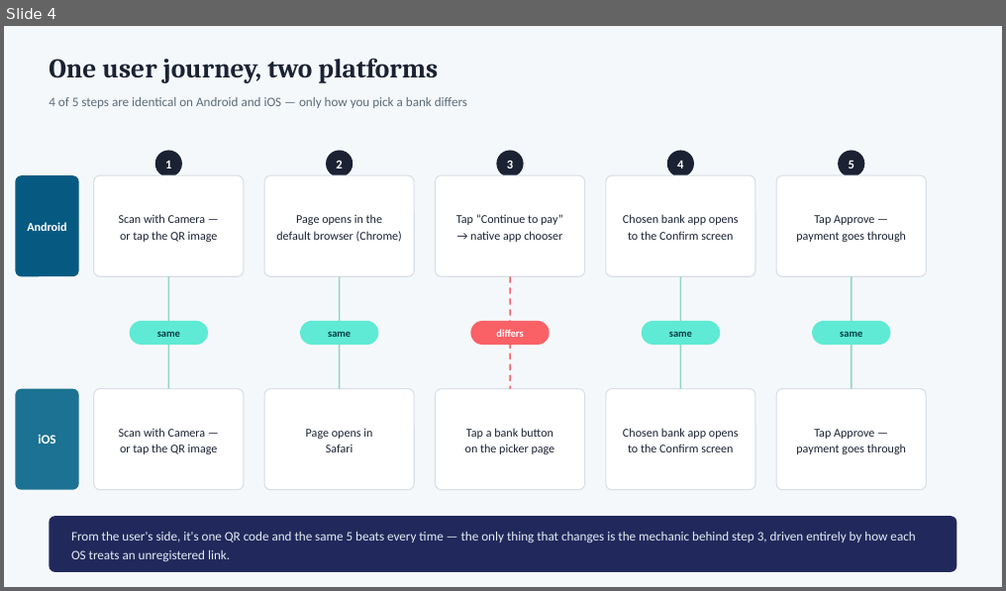
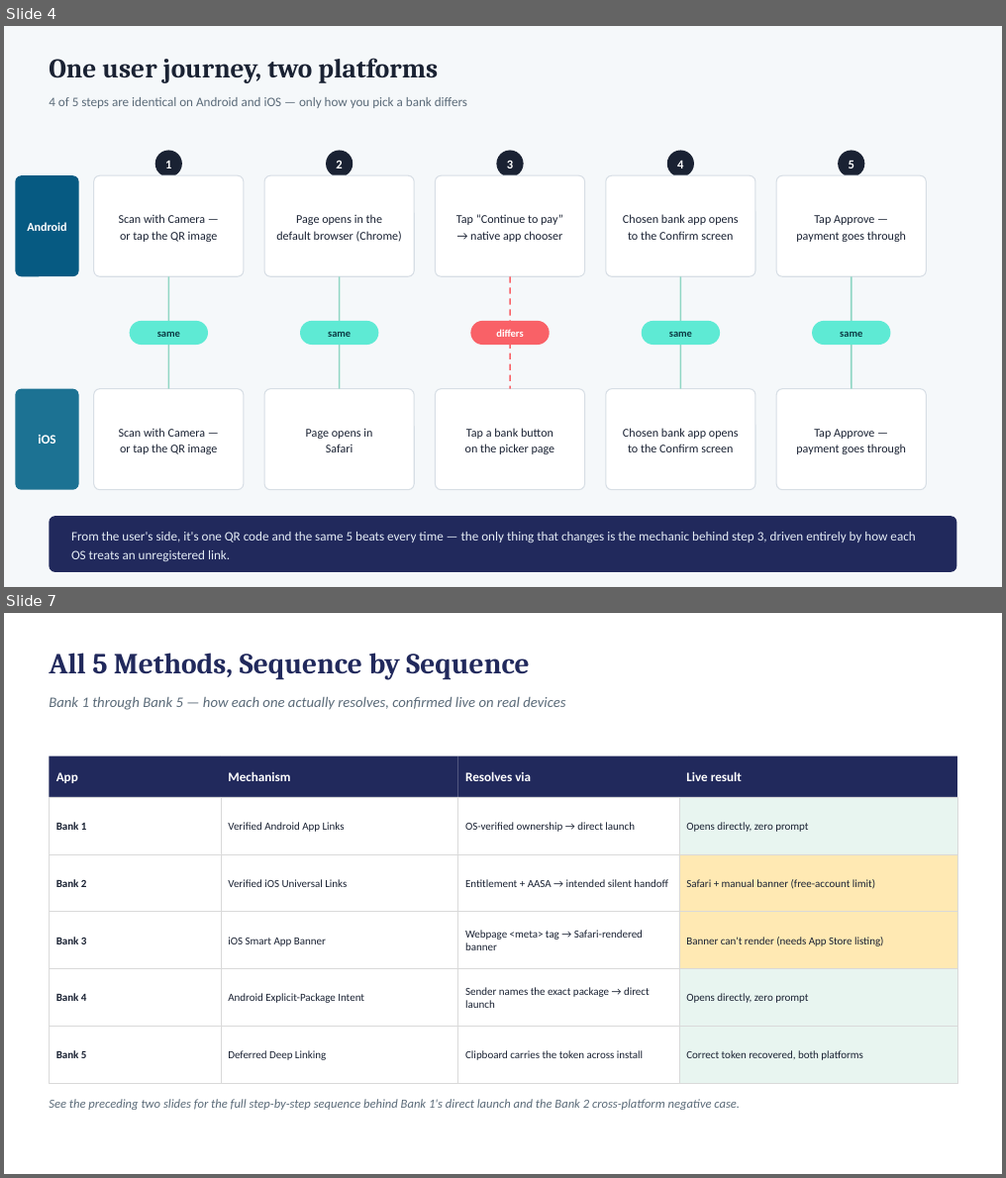
Before and after one commit to deandrehaijielim-commits/sgqr-deep-link-demo, a slide deck: SGQR_Sequence_Diagrams.pptx. Shown one above the other, each under a label of ours: slide 4 before the commit, slides 4 and 7 after it; the slides between them are not shown. The pictures are 1006x591 and 1006x1178 pixels, drawn with LibreOffice and Linux fonts; fonts in the diff are those of the drawing. Boxes give left, top, right and bottom in pixels: in the first picture for what was removed or moved away, otherwise in the second. Text is boxed around its words. In the diff, an @@ line names an element or a change of style, - is before the commit and + after.

```diff
--- a/SGQR_Sequence_Diagrams.pptx
+++ b/SGQR_Sequence_Diagrams.pptx
@@ slide 7 added at [4,613,1002,1174], background #FFFFFF @@
@@ text added at [49,653,529,680], 28 pt, text #21295C, bold @@
+All 5 Methods, Sequence by Sequence
@@ text added at [49,697,565,710], 14 pt, text #5B6B79, italic @@
+Bank 1 through Bank 5 — how each one actually resolves, confirmed live on real devices
@@ rectangle added at [49,756,221,797], fill #21295C, 12.5 pt, text #FFFFFF, bold @@
+App
@@ rectangle added at [221,756,458,797], fill #21295C, 12.5 pt, text #FFFFFF, bold @@
+Mechanism
@@ rectangle added at [458,756,679,797], fill #21295C, 12.5 pt, text #FFFFFF, bold @@
+Resolves via
@@ rectangle added at [679,756,957,797], fill #21295C, 12.5 pt, text #FFFFFF, bold @@
+Live result
@@ rectangle added at [49,797,221,855], fill #FFFFFF, outline #D9D9D9 0.5 pt, 10.5 pt, text #1A2233, bold @@
+Bank 1
@@ rectangle added at [221,797,458,855], fill #FFFFFF, outline #D9D9D9 0.5 pt, 10.5 pt, text #1A2233 @@
+Verified Android App Links
@@ rectangle added at [458,797,679,855], fill #FFFFFF, outline #D9D9D9 0.5 pt, 10.5 pt, text #1A2233 @@
+OS-verified ownership → direct launch
@@ rectangle added at [679,797,957,855], fill #E8F5F0, outline #D9D9D9 0.5 pt, 10.5 pt, text #1A2233 @@
+Opens directly, zero prompt
@@ rectangle added at [49,855,221,912], fill #FFFFFF, outline #D9D9D9 0.5 pt, 10.5 pt, text #1A2233, bold @@
+Bank 2
@@ rectangle added at [221,855,458,912], fill #FFFFFF, outline #D9D9D9 0.5 pt, 10.5 pt, text #1A2233 @@
+Verified iOS Universal Links
@@ rectangle added at [458,855,679,912], fill #FFFFFF, outline #D9D9D9 0.5 pt, 10.5 pt, text #1A2233 @@
+Entitlement + AASA → intended silent handoff
@@ rectangle added at [679,855,957,912], fill #FFE9B3, outline #D9D9D9 0.5 pt, 10.5 pt, text #1A2233 @@
+Safari + manual banner (free-account limit)
@@ rectangle added at [49,912,221,969], fill #FFFFFF, outline #D9D9D9 0.5 pt, 10.5 pt, text #1A2233, bold @@
+Bank 3
@@ rectangle added at [221,912,458,969], fill #FFFFFF, outline #D9D9D9 0.5 pt, 10.5 pt, text #1A2233 @@
+iOS Smart App Banner
@@ rectangle added at [458,912,679,969], fill #FFFFFF, outline #D9D9D9 0.5 pt, 10.5 pt, text #1A2233 @@
+Webpage <meta> tag → Safari-rendered banner
@@ rectangle added at [679,912,957,969], fill #FFE9B3, outline #D9D9D9 0.5 pt, 10.5 pt, text #1A2233 @@
+Banner can't render (needs App Store listing)
@@ rectangle added at [49,969,221,1027], fill #FFFFFF, outline #D9D9D9 0.5 pt, 10.5 pt, text #1A2233, bold @@
+Bank 4
@@ rectangle added at [221,969,458,1027], fill #FFFFFF, outline #D9D9D9 0.5 pt, 10.5 pt, text #1A2233 @@
+Android Explicit-Package Intent
@@ rectangle added at [458,969,679,1027], fill #FFFFFF, outline #D9D9D9 0.5 pt, 10.5 pt, text #1A2233 @@
+Sender names the exact package → direct launch
@@ rectangle added at [679,969,957,1027], fill #E8F5F0, outline #D9D9D9 0.5 pt, 10.5 pt, text #1A2233 @@
+Opens directly, zero prompt
@@ rectangle added at [49,1026,221,1084], fill #FFFFFF, outline #D9D9D9 0.5 pt, 10.5 pt, text #1A2233, bold @@
+Bank 5
@@ rectangle added at [221,1026,458,1084], fill #FFFFFF, outline #D9D9D9 0.5 pt, 10.5 pt, text #1A2233 @@
+Deferred Deep Linking
@@ rectangle added at [458,1026,679,1084], fill #FFFFFF, outline #D9D9D9 0.5 pt, 10.5 pt, text #1A2233 @@
+Clipboard carries the token across install
@@ rectangle added at [679,1026,957,1084], fill #E8F5F0, outline #D9D9D9 0.5 pt, 10.5 pt, text #1A2233 @@
+Correct token recovered, both platforms
@@ text added at [49,1099,740,1110], 12 pt, text #5B6B79, italic @@
+See the preceding two slides for the full step-by-step sequence behind Bank 1's direct launch and the Bank 2 cross-platform negative case.
```
